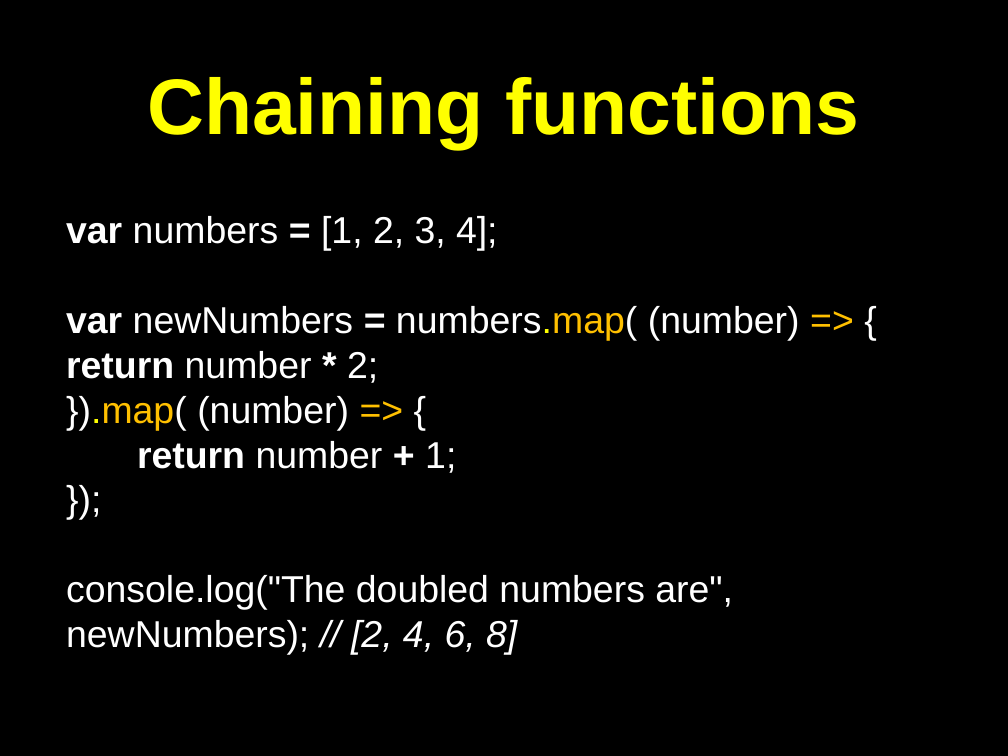
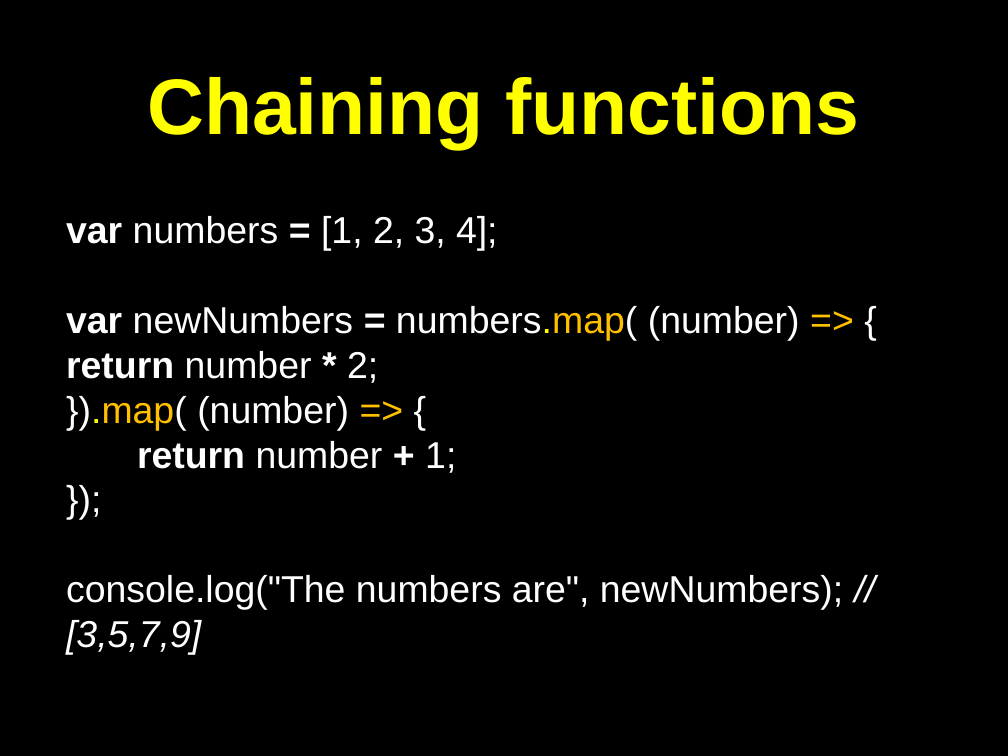
Before and after one commit to petereijgermans11/frontend-cursus, a slide deck: slide 14 of frontend-cursus/ 5 - Functional programmming.pptx. Drawn at 1008x756 pixels with LibreOffice and Linux fonts; fonts in the diff are those of the drawing. Boxes give left, top, right and bottom in pixels: in the first picture for what was removed or moved away, otherwise in the second. Text is boxed around its words. In the diff, an @@ line names an element or a change of style, - is before the commit and + after.

```diff
--- a/frontend-cursus/ 5 - Functional programmming.pptx
+++ b/frontend-cursus/ 5 - Functional programmming.pptx
@@ text at [66,575,843,655]: text changed @@
-console.log("The doubled numbers are", newNumbers); // [2, 4, 6, 8]
+console.log("The numbers are", newNumbers); // [3,5,7,9]
```
Also in this commit, not shown: 11 other slides changed, 1 other file.
